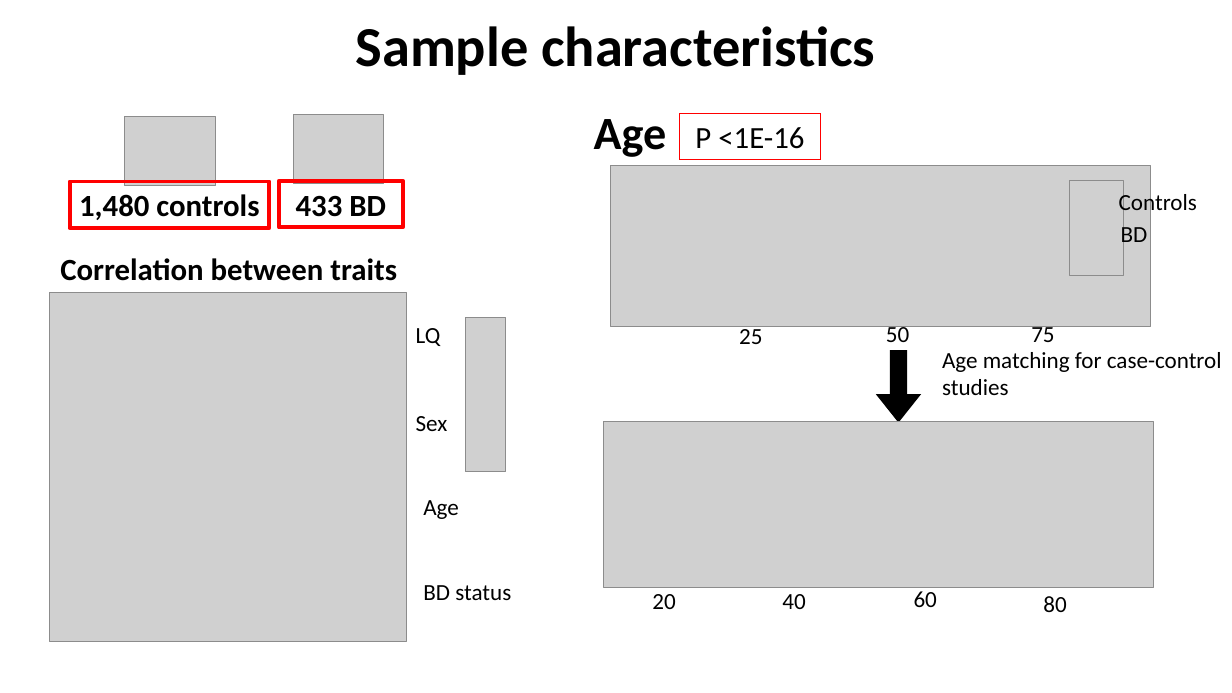
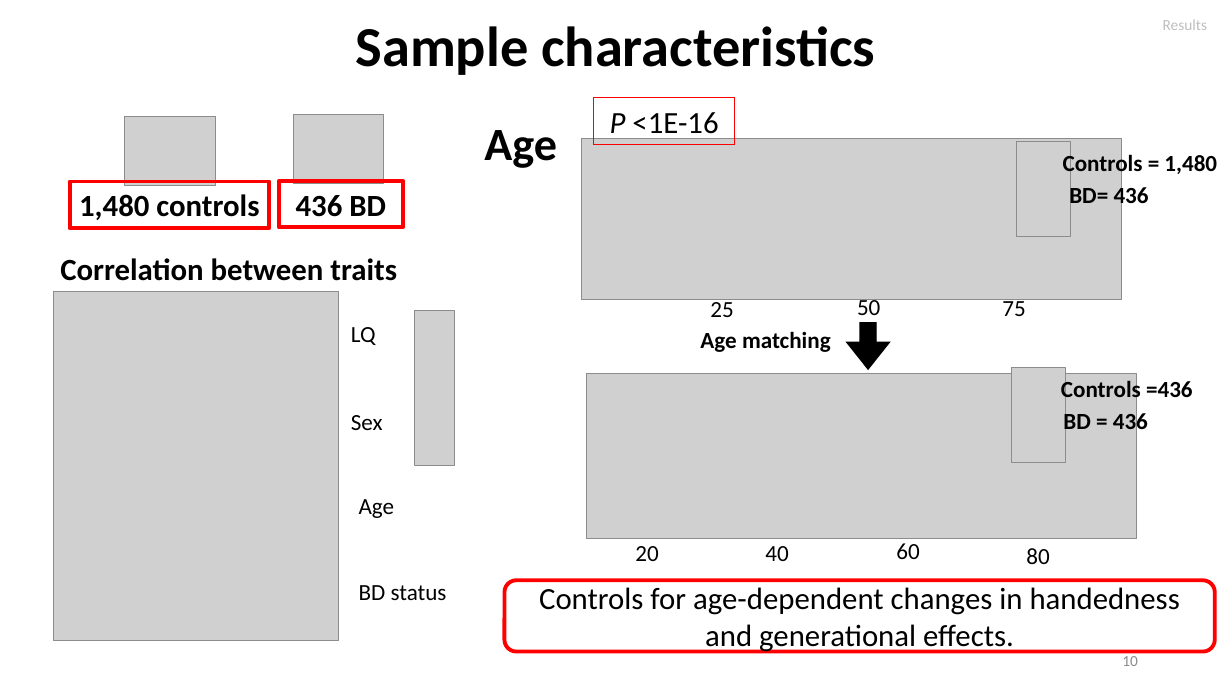
Before and after one commit to igarcia17/EHI_laterality, a slide deck: slide 10 of NorthSeaLateralityCongress_InesGarciaOrtiz.pptx (slide 7 before the commit). Drawn at 1232x693 pixels with LibreOffice and Linux fonts; fonts in the diff are those of the drawing; grey boxes stand for pictures. Boxes give left, top, right and bottom in pixels: in the first picture for what was removed or moved away, otherwise in the second. Text is boxed around its words. In the diff, an @@ line names an element or a change of style, - is before the commit and + after.

```diff
--- a/NorthSeaLateralityCongress_InesGarciaOrtiz.pptx
+++ b/NorthSeaLateralityCongress_InesGarciaOrtiz.pptx
@@ text added at (x1=1163, y1=20, x2=1207, y2=30), 12 pt, text #BFBFBF @@
+Results
@@ text "Age" moved from (x1=594, y1=119, x2=667, y2=157) to (x1=484, y1=130, x2=557, y2=168) @@
@@ rectangle "P <1E-16" moved from (x1=679, y1=114, x2=821, y2=160) to (x1=593, y1=98, x2=735, y2=144) @@
@@ rectangle "P <1E-16" at (x1=593, y1=98, x2=735, y2=144): italic on in "P" @@
@@ picture moved from (x1=1069, y1=181, x2=1123, y2=276) to (x1=1017, y1=141, x2=1070, y2=237) @@
@@ text at (x1=1063, y1=151, x2=1217, y2=177): text changed; bold on @@
-Controls
+Controls = 1,480
@@ text in rectangle at (x1=296, y1=195, x2=386, y2=217): text changed @@
-433 BD
+436 BD
@@ text at (x1=1069, y1=183, x2=1149, y2=209): text changed; bold on @@
-BD
+BD= 436
@@ picture resized from (x1=49, y1=292, x2=407, y2=641) to (x1=54, y1=291, x2=338, y2=640) @@
@@ 3 texts, 1 picture moved together from (x1=610, y1=165, x2=1151, y2=344) to (x1=581, y1=139, x2=1122, y2=317) @@
@@ picture moved from (x1=465, y1=317, x2=506, y2=471) to (x1=414, y1=311, x2=455, y2=465) @@
@@ down arrow resized from (x1=877, y1=351, x2=920, y2=422) to (x1=847, y1=323, x2=889, y2=369) @@
@@ text at (x1=700, y1=331, x2=831, y2=352): text changed; bold on @@
-Age matching for case-control studies
+Age matching
@@ picture moved from (x1=604, y1=421, x2=1153, y2=587) to (x1=586, y1=373, x2=1136, y2=539) @@
@@ picture added at (x1=1012, y1=368, x2=1066, y2=463) @@
@@ text added at (x1=1061, y1=378, x2=1193, y2=404), 18 pt, text #000000, bold @@
+Controls =436
@@ text added at (x1=1063, y1=409, x2=1148, y2=435), 18 pt, text #000000, bold @@
+BD = 436
@@ 4 texts moved together from (x1=416, y1=328, x2=511, y2=600) to (x1=351, y1=327, x2=447, y2=600) @@
@@ 3 texts moved together from (x1=652, y1=591, x2=1066, y2=612) to (x1=635, y1=543, x2=1049, y2=564) @@
@@ text "40" moved from (x1=782, y1=594, x2=805, y2=609) to (x1=765, y1=546, x2=788, y2=561) @@
@@ rounded rectangle added at (x1=505, y1=580, x2=1215, y2=652), outline #FF0000 3 pt, 24 pt, text #000000 @@
+Controls for age-dependent changes in handedness and generational effects.
@@ page number added at (x1=1122, y1=653, x2=1138, y2=666), 12 pt, text #8C8C8C @@
+10
```
Also in this commit, not shown: 8 other slides changed, 9 slides added, 3 slides removed, 8 other files.
